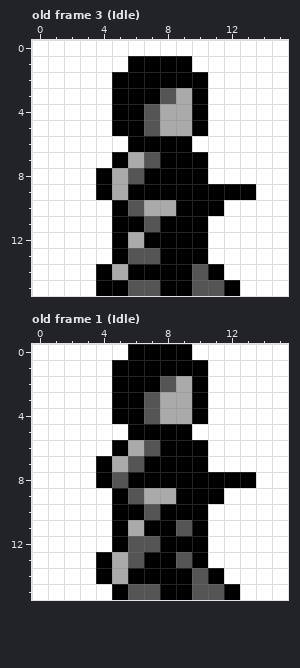
File history of a pixel-art file, sourceart/Hero.ase. This is how it looked before the edit.
16x16 pixels, 4 frames. Shown: old frame 3 (Idle), old frame 1 (Idle). The commit also changed other frames, which this record leaves out.
The result:
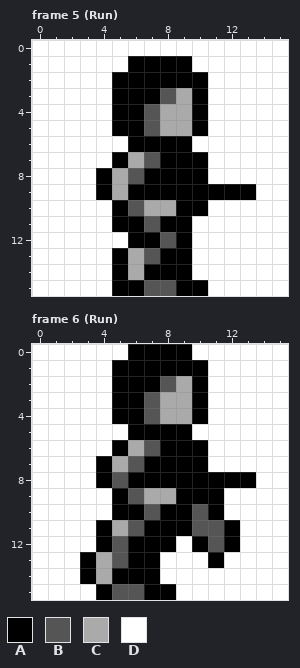
Palette (. is transparent): A #000000  B #555555  C #aaaaaa  D #ffffff
A new or re-ordered frame is compared with the old frame closest to it.
From old to new:
frames 4 -> 12
Frame 5 (Run) is new; against old frame 3 (Idle):
y 10: x 11 A -> D
y 11: x 10 A -> D
y 12: x 5..6 AC -> DA; x 8 A -> B; x 10 A -> D
y 13: x 6 B -> C; x 10 A -> D
y 14: x 4..6 ACA -> DAC; x 10..11 BA -> DD
y 15: x 4 A -> D; x 6 B -> A; x 8 A -> B; x 10..12 BBA -> ADD
Frame 6 (Run) is new; against old frame 1 (Idle):
y 10: x 10..11 AD -> BA
y 11: x 4..6 DAC -> ACB; x 9..12 BADD -> ABBA
y 12: x 4..7 DABB -> ABAA; x 9 A -> D; x 11..12 DD -> BA
y 13: x 3..6 DACB -> ACBA; x 8..11 ABAD -> DDDA
y 14: x 3..5 DAC -> ACA; x 8..11 AABA -> DDDD
y 15: x 4..5 DA -> AB; x 7 B -> A; x 9..12 ABBA -> DDDD
